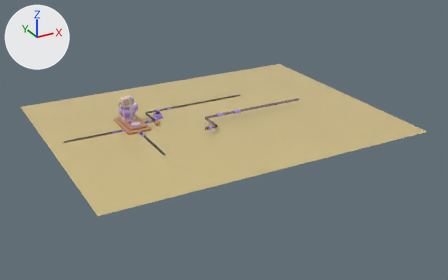
Renders of the glTF model 7yue 4ri.glb from each side of a commit.
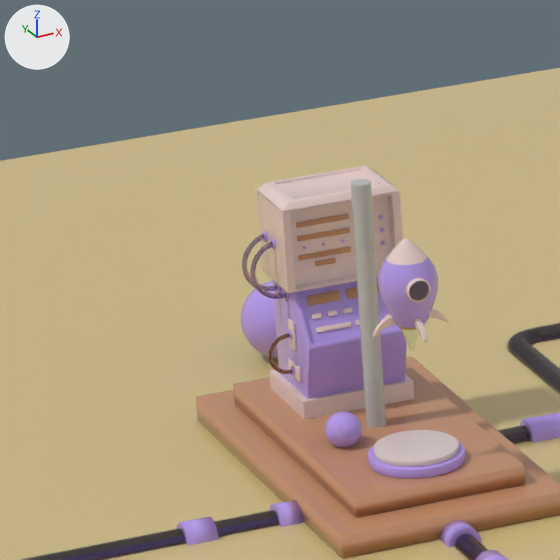
Each version is shown whole from a 50 mm camera at (-6.37, -17.74, 7.64) aimed at (2.5, -1.61, -0.42), then close up on the part from 21% to 34% of the width and 28% to 48% of the height. Lighting does not change. The marker at upper left points along +X, +Y and +Z. The first two pictures are the older version. Where no turn or scale is listed for an object, it has been applied to the vertices.
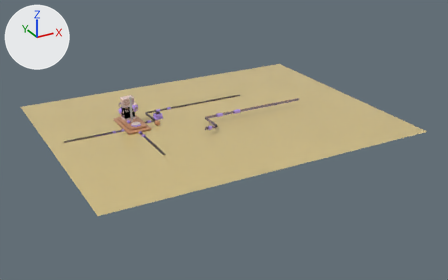
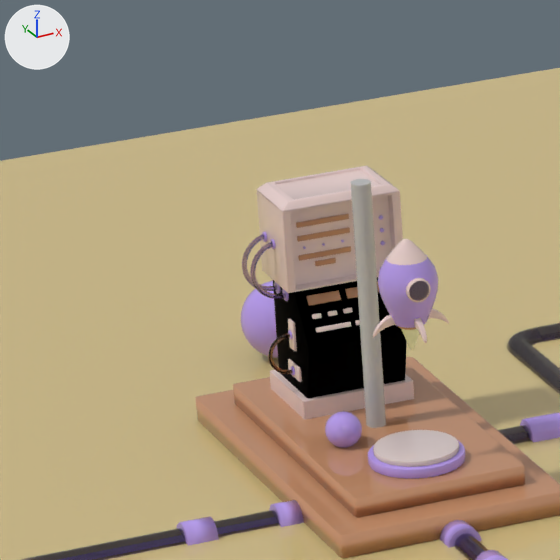
The change, as a list of edits to the scene's bpy script:
```text
Change me_box004:
    where me_box004.from_pydata(...)  # 126 vertices, 248 faces; spans x -0.17..0.17, y -0.114..0.2, z -0.182..0.182
    remove me_box004.materials.append(mat_m_03___default)  # purple #b69bed
    add me_box004.materials.append(mat_fallback_material)  # black #000000
```

Pixel boxes [x1, y1, x2, y2] of what changed, in the close-ups (560 x 560 px):
'Box004', recoloured (purple to black): [273, 277, 407, 398] in both
